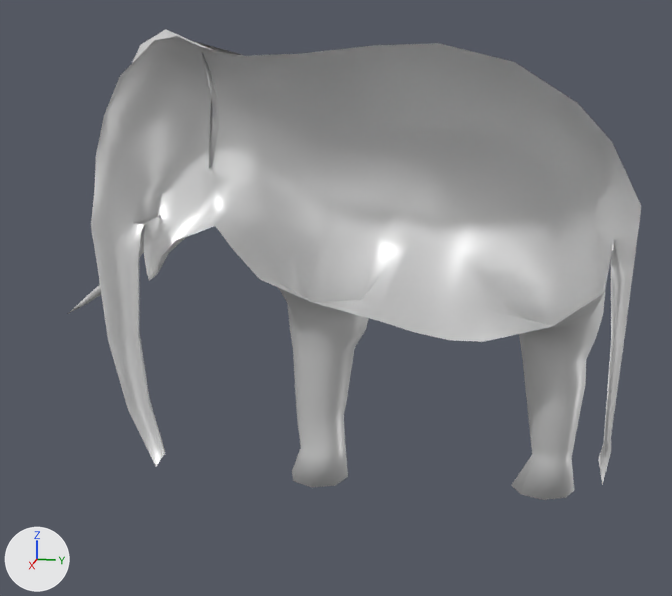
Two versions of the COLLADA model binaries/data/mods/public/art/animation/quadraped/elephant_asian_death.dae, one commit apart.
The view is the same before and after, from a 50 mm camera at (13.59, 1.28, 6.73) aimed at (0.03, -1.43, 3.34). Every picture has the same lights, and +X, +Y and +Z are marked at lower left. Vertices at the same position are counted once.

The first picture shows 'elephant_asian'.
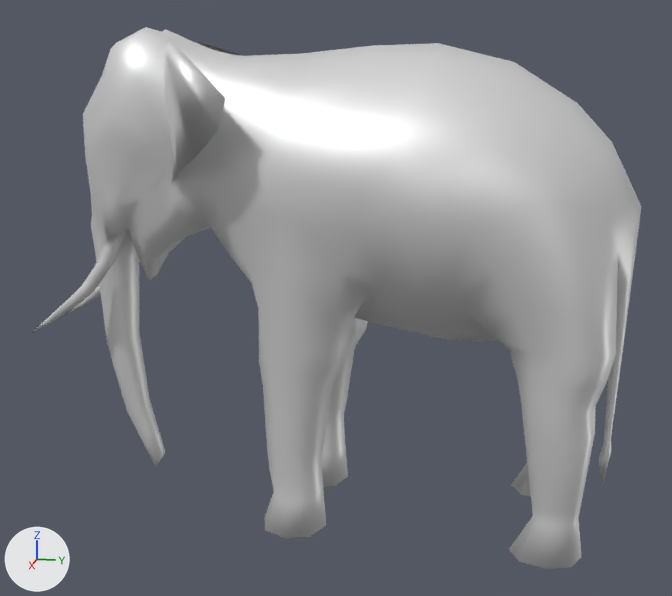
Pixel boxes [x1, y1, x2, y2] of what changed, in the pictures (672 x 596 px):
'elephant_asian', reshaped (6% wider, 15% taller)
    before: [69, 30, 641, 500]
    after: [32, 27, 641, 569]
part 1 of me_elephant_asian, added
    after: [32, 27, 641, 569]

Patch to the scene script:
```diff
--- a/binaries/data/mods/public/art/animation/quadraped/elephant_asian_death.dae.py
+++ b/binaries/data/mods/public/art/animation/quadraped/elephant_asian_death.dae.py
@@ me_elephant_asian @@
 # used by ob_elephant_asian; location = (0.0, 0.0, 0.0)
-me_elephant_asian.from_pydata(...)  # 420 vertices, 769 faces; spans x -1.92..0.0, y -6.24..2.92, z -0.02..7.32
+me_elephant_asian.from_pydata(...)  # 775 vertices, 1538 faces; spans x -1.92..1.92, y -6.24..2.92, z -0.02..7.32
+# me_elephant_asian part 1: 355 vertices added at x 0.04..1.92, y -6.24..2.82, z -0.02..7.32
 me_elephant_asian.materials.append(mat_elephant_skin)
```
